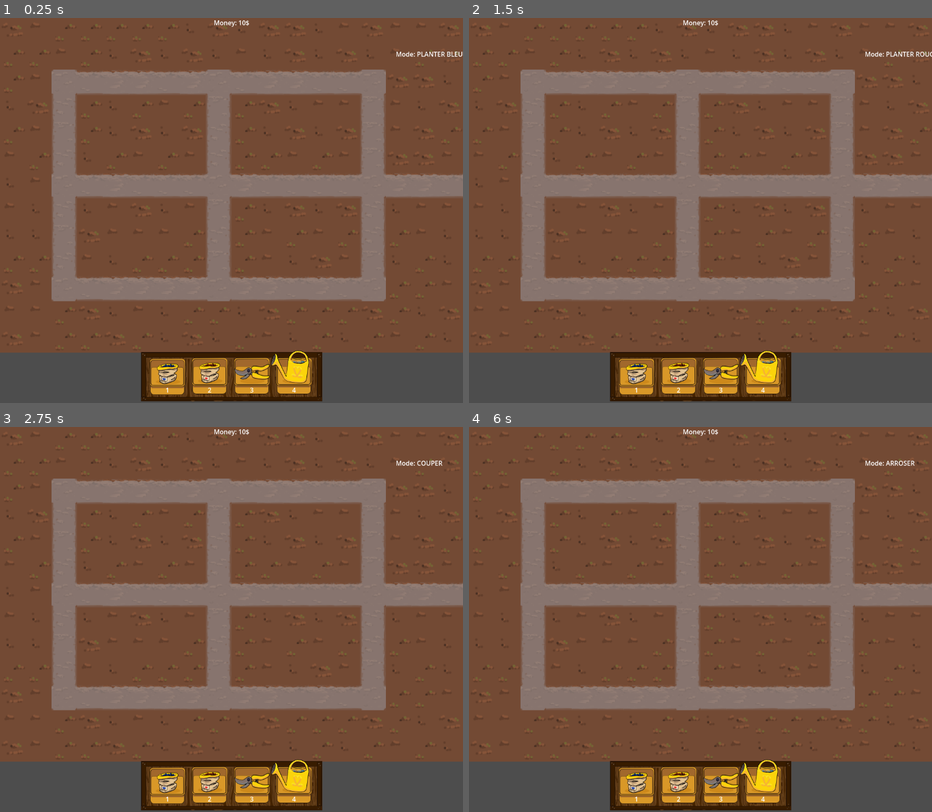
Above: before the commit, frames 1-4 (two rows, left to right).
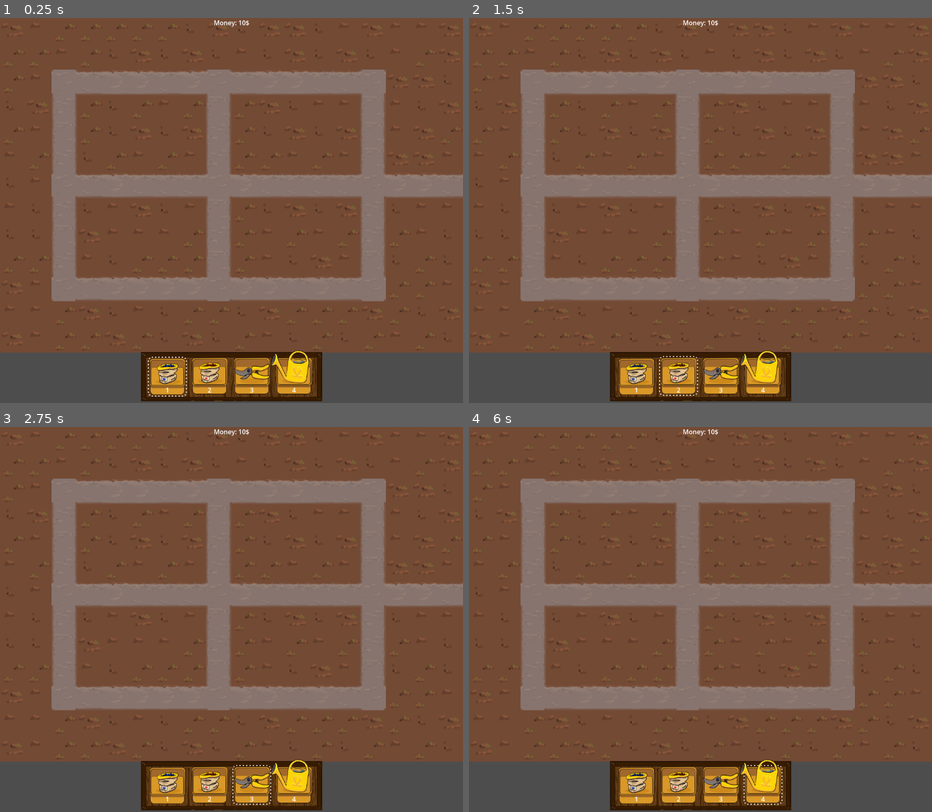
Above: after the commit, the same moments.

Repository: serrureriehurluberlesque/EGJ2025
Game: Godot game, scene res://scenes/world/world.tscn
The game is run twice, just before and just after one commit, with the same random seed, the same clock (stepped at 60 frames per second) and the same inputs.
Inputs:
- Up to frame 1 (0.25 s): no input
- Up to frame 2 (1.5 s): click "1" at 0.5 s; click "2" at 1.25 s
- Up to frame 3 (2.75 s): click "3" at 2 s
- Up to frame 4 (6 s): click "4" at 2.75 s; click "1" at 3.5 s; click "2" at 4.25 s; click "3" at 5 s; click "4" at 5.75 s

The runs differ from the first frame. In frame 1, 0.2% of the frame differs, in the area x 31-100%, y 8-99%; in frame 2, 0.2%; in frame 3, 0.1%; in frame 4, 0.1%.

Commit message:
avec selected buttons

Diff:
--- a/egj2025/scenes/world/world.gd
+++ b/egj2025/scenes/world/world.gd
@@ -8,7 +8,8 @@
 var secateur = load("res://scenes/world/assets/secateur.png")
 var arrosoir = load("res://scenes/world/assets/arrosoir_small.png")
 
-
+var cageot = load("res://scenes/world/assets/cageot.png")
+var cageot_select = load("res://scenes/world/assets/cageot_select.png")
 
 
 const EARTH_TILES_ATLAS_COORDS = [
@@ -22,20 +23,13 @@
 
 enum Mode {PLANT_RED_MODE, PLANT_BLUE_MODE, CUT_MODE, GROW_MODE}
 
-const mode_strs = {
-	Mode.PLANT_BLUE_MODE: "PLANTER BLEU",
-	Mode.PLANT_RED_MODE: "PLANTER ROUGE",
-	Mode.CUT_MODE: "COUPER",
-	Mode.GROW_MODE: "ARROSER",
-}
-
 var plants = {}
 var moneyy = 10
 var current_mode: Mode
+var selected_button: TextureButton
 
 func _ready():
 	display_moneyy()
-	display_mode()
 	$CopTimer.start()
 	plant_blue_mode()
 
@@ -96,28 +90,31 @@
 func display_moneyy():
 	$MoneyyLabel.text = "Money: %d$" % moneyy
 
-func display_mode():
-	$ModeLabel.text = "Mode: %s" % mode_strs[current_mode]
+func plant_blue_mode():
+	current_mode = Mode.PLANT_BLUE_MODE
+	Input.set_custom_mouse_cursor(graines_bleues)
+	select_button(%PBButton)
+
+func plant_red_mode():
+	current_mode = Mode.PLANT_RED_MODE
+	Input.set_custom_mouse_cursor(graines_rouges)
+	select_button(%PRButton)
 
 func cut_mode():
 	current_mode = Mode.CUT_MODE
-	display_mode()
 	Input.set_custom_mouse_cursor(secateur)
-
-func plant_blue_mode():
-	current_mode = Mode.PLANT_BLUE_MODE
-	display_mode()
-	Input.set_custom_mouse_cursor(graines_bleues)
-
-func plant_red_mode():
-	current_mode = Mode.PLANT_RED_MODE
-	display_mode()
-	Input.set_custom_mouse_cursor(graines_rouges)
+	select_button(%CButton)
 
 func grow_mode():
 	current_mode = Mode.GROW_MODE
-	display_mode()
 	Input.set_custom_mouse_cursor(arrosoir)
+	select_button(%WCButton)
+
+func select_button(button_pressed):
+	button_pressed.texture_normal = cageot_select
+	if selected_button:
+		selected_button.texture_normal = cageot
+	selected_button = button_pressed
 
 func _on_cop_timer_timeout() -> void:
 	var new_cop = cop_.instantiate()
--- a/egj2025/scenes/world/world.tscn
+++ b/egj2025/scenes/world/world.tscn
@@ -92,13 +92,6 @@
 size_flags_horizontal = 0
 size_flags_vertical = 8
 
-[node name="ModeLabel" type="Label" parent="."]
-layout_mode = 0
-offset_left = 985.0
-offset_top = 78.0
-offset_right = 1143.0
-offset_bottom = 133.0
-
 [node name="Eau" type="GPUParticles2D" parent="."]
 z_index = 20
 amount = 100
@@ -137,6 +130,7 @@
 theme_override_constants/margin_right = 2
 
 [node name="PBButton" type="TextureButton" parent="RackOutils/Buttons/PlantesBleues"]
+unique_name_in_owner = true
 layout_mode = 2
 texture_normal = ExtResource("4_t5ptc")
 
@@ -178,6 +172,7 @@
 theme_override_constants/margin_right = 2
 
 [node name="PRButton" type="TextureButton" parent="RackOutils/Buttons/PlantesRouges"]
+unique_name_in_owner = true
 layout_mode = 2
 texture_normal = ExtResource("4_t5ptc")
 
@@ -219,6 +214,7 @@
 theme_override_constants/margin_right = 2
 
 [node name="CButton" type="TextureButton" parent="RackOutils/Buttons/Cisors"]
+unique_name_in_owner = true
 layout_mode = 2
 texture_normal = ExtResource("4_t5ptc")
 
@@ -260,6 +256,7 @@
 theme_override_constants/margin_right = 17
 
 [node name="WCButton" type="TextureButton" parent="RackOutils/Buttons/WateringCan"]
+unique_name_in_owner = true
 layout_mode = 2
 texture_normal = ExtResource("4_t5ptc")
 
